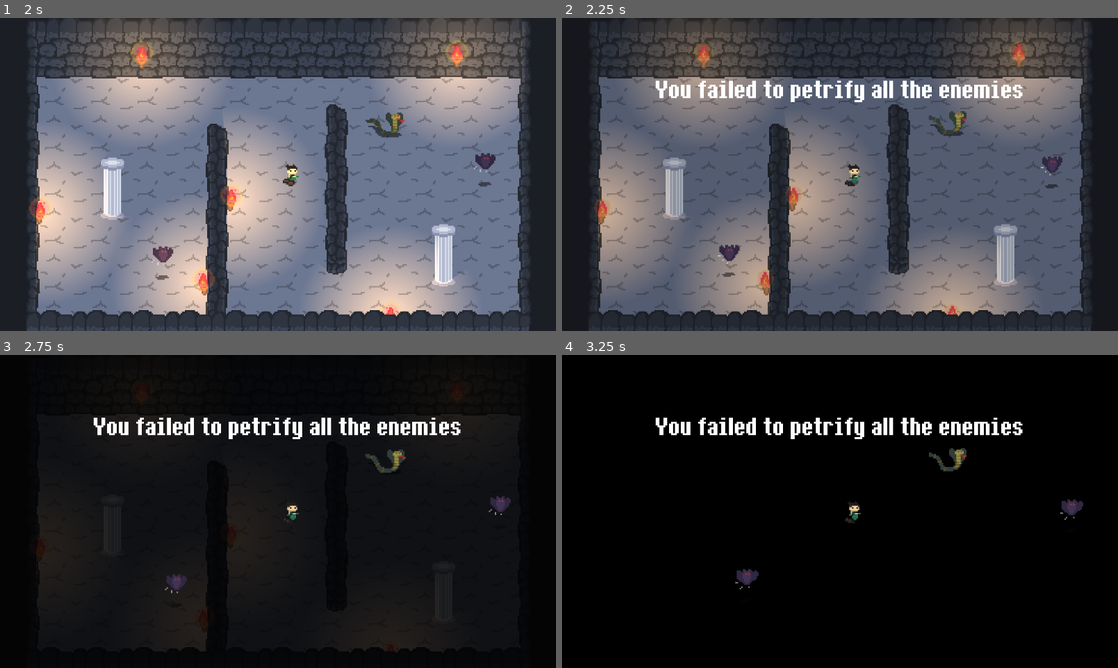
Above: before the commit, frames 1-4 (two rows, left to right).
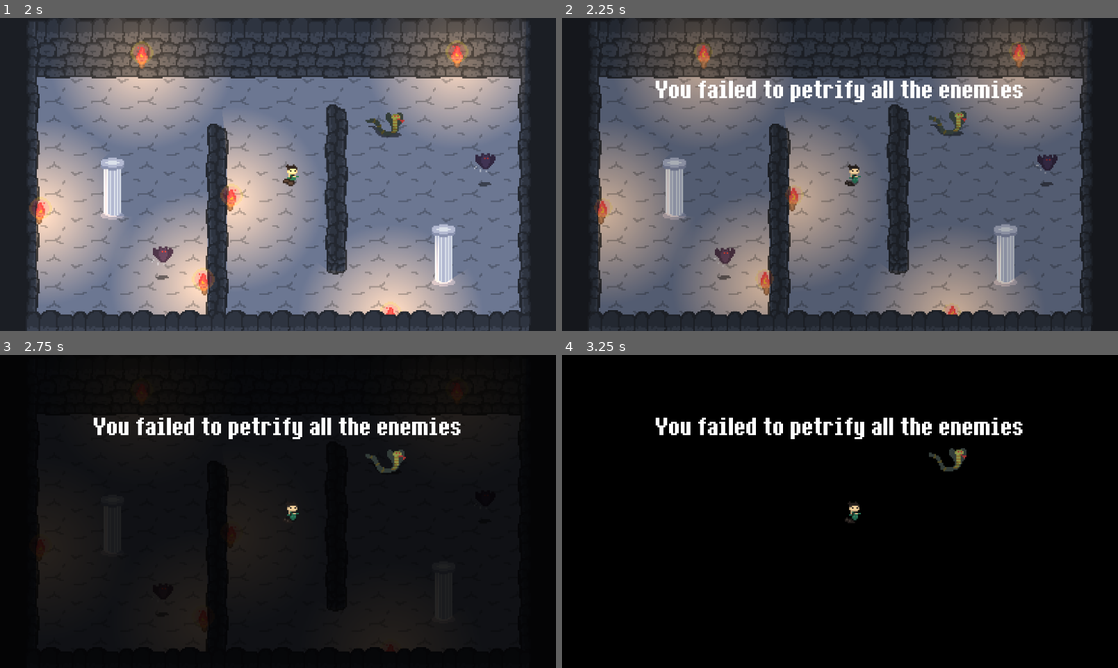
Above: after the commit, the same moments.

Repository: NicoUnd/cam-game-jam-26-repo
Game: Godot game, scene res://scenes/levels/level_4.tscn
Same seed, same stepped clock (60 frames per second), same inputs: the game is played once before the commit and once after it. This scene is started directly instead of the project's main scene. Sound files missing from this copy of the repository are replaced by a short silence.
Inputs (mouse positions are in pixels of both pictures, inside the frame that each line leads up to):
- Up to frame 1 (2 s): click (278, 174) at 0.5 s; tap Enter (ui_accept) at 1.25, 1.52 s; move the mouse to (400, 158) at 1.27 s; hold D (right) from 1.28 s (still down); tap E (Petrify) at 1.35 s
- Up to frame 2 (2.25 s): keep holding D (right); move the mouse to (728, 190) at 2.02 s; tap Shift (Dash) at 2.1 s
- Up to frame 3 (2.75 s): keep holding D (right); tap Enter (ui_accept) at 2.27 s; tap E (Petrify) at 2.3 s
- Up to frame 4 (3.25 s): move the mouse to (895, 442) at 2.77 s; release D (right) at 2.78 s; hold A (left) from 2.78 s (still down); tap E (Petrify) at 2.85 s

Frame 1 is identical in both runs. In frame 2, 0.4% of the frame differs, in the area x 27-90%, y 43-84%; in frame 3, 0.3%; in frame 4, 0.3%.
Error after the commit: Parse Error: Identifier "linear_velocity" not declared in the current scope. (res://scripts/enemies/bat.gd:9)

Commit message:
enemies move_and_slide

Diff:
--- a/scenes/enemies/enemy.tscn
+++ b/scenes/enemies/enemy.tscn
@@ -77,14 +77,10 @@
 "speed": 5.0
 }]
 
-[node name="Enemy" type="RigidBody2D" unique_id=668174716 groups=["Enemies"]]
+[node name="Enemy" type="CharacterBody2D" unique_id=1977605683 groups=["Enemies"]]
 y_sort_enabled = true
 collision_layer = 2
 collision_mask = 10
-gravity_scale = 0.0
-lock_rotation = true
-linear_damp_mode = 1
-linear_damp = 15.0
 script = ExtResource("1_6xk8f")
 damage = 50
 attack_cooldown = 0.0
--- a/scripts/enemies/enemy.gd
+++ b/scripts/enemies/enemy.gd
@@ -1,4 +1,4 @@
-extends RigidBody2D
+extends CharacterBody2D
 class_name Enemy
 
 var collision_shape_2d: CollisionShape2D;
@@ -49,7 +49,7 @@
 func petrify() -> void:
 	if state == ENEMY_STATE.PETRIFIED:
 		return
-	linear_velocity = Vector2.ZERO;
+	velocity = Vector2.ZERO;
 	state = ENEMY_STATE.PETRIFIED;
 	animated_sprite_2d.stop()
 	var tween = create_tween()
@@ -63,7 +63,7 @@
 func sleep() -> void:
 	state = ENEMY_STATE.SLEEPING;
 	_been_sleeping_for = 0;
-	linear_velocity = Vector2.ZERO;
+	velocity = Vector2.ZERO;
 	hitbox_area_2d.monitoring = false;
 
 # Called every frame. 'delta' is the elapsed time since the previous frame.
@@ -82,7 +82,7 @@
 
 	move(delta)
 	attack(delta)
-	flippable.scale.x = -1 if linear_velocity.x < 0 else 1;
+	flippable.scale.x = -1 if velocity.x < 0 else 1;
 
 	if state == ENEMY_STATE.IDLE and _been_idle_for > idle_until_sleep:
 		sleep();
@@ -116,7 +116,8 @@
 	match state:
 		ENEMY_STATE.CHASING:
 			var direction = global_position.direction_to(player.global_position)
-			linear_velocity = direction * speed
+			velocity = direction * speed
+			move_and_slide()
 
 func attack(delta : float) -> void:
 	if _player_in_range and _time_since_player_in_range <= player_attack_grace and player.state != Player.PLAYER_STATE.DASHING:
--- a/scripts/enemies/minotaur.gd
+++ b/scripts/enemies/minotaur.gd
@@ -4,15 +4,15 @@
 var _is_charging: bool = false;
 const ACCELERATION_MAGNITUDE: float = 500;
 
-var last_linear_velocity: Vector2;
+var last_velocity: Vector2;
 
 # Called when the node enters the scene tree for the first time.
 func move(delta: float) -> void:
 	match state:
 		ENEMY_STATE.CHASING:
 			var direction = global_position.direction_to(player.global_position)
-			linear_velocity += direction * ACCELERATION_MAGNITUDE * delta
-			print("MINOTAUR LINEAR VELOCITY: " + str(linear_velocity))
+			velocity += direction * ACCELERATION_MAGNITUDE * delta
+			move_and_slide()
 
 func barrel_check() -> void:
 	var barrels: Array[Node] = get_tree().get_nodes_in_group("Barrels")
@@ -27,13 +27,8 @@
 		ENEMY_STATE.PETRIFIED:
 			return;
 
-	if linear_velocity.distance_to(last_linear_velocity) > 250:
+	if velocity.distance_to(last_velocity) > 250:
 		barrel_check();
 		sleep();
 
-	last_linear_velocity = linear_velocity;
-
-func _ready() -> void:
-	contact_monitor = true;
-	max_contacts_reported = 1;
-	super._ready();
+	last_velocity = velocity;
